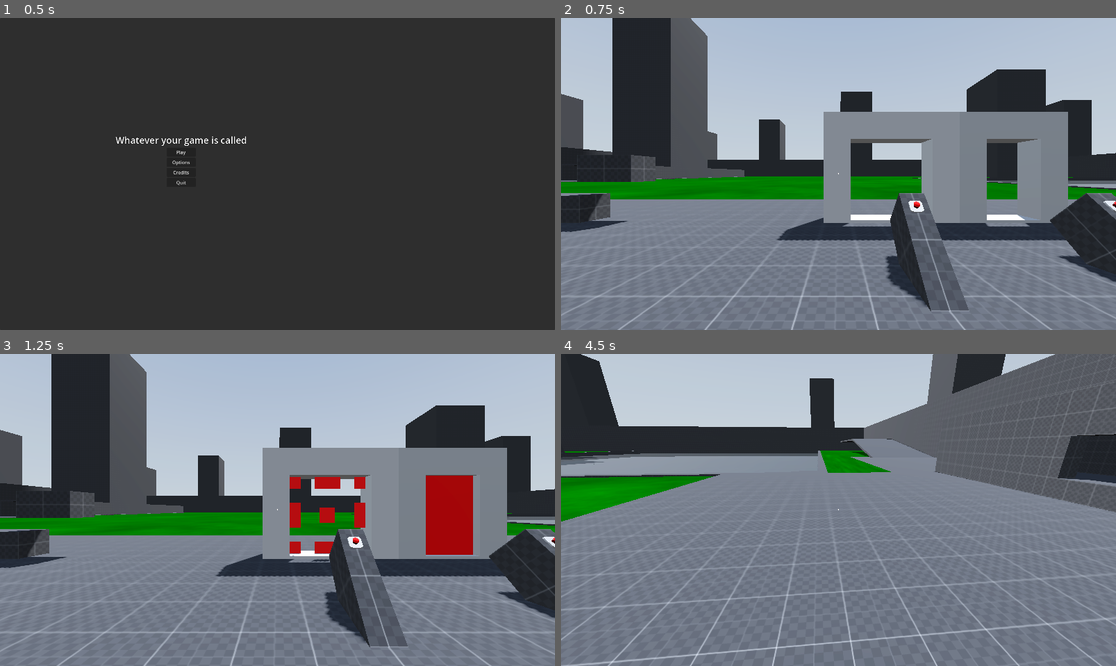
Above: before the commit, frames 1-4 (two rows, left to right).
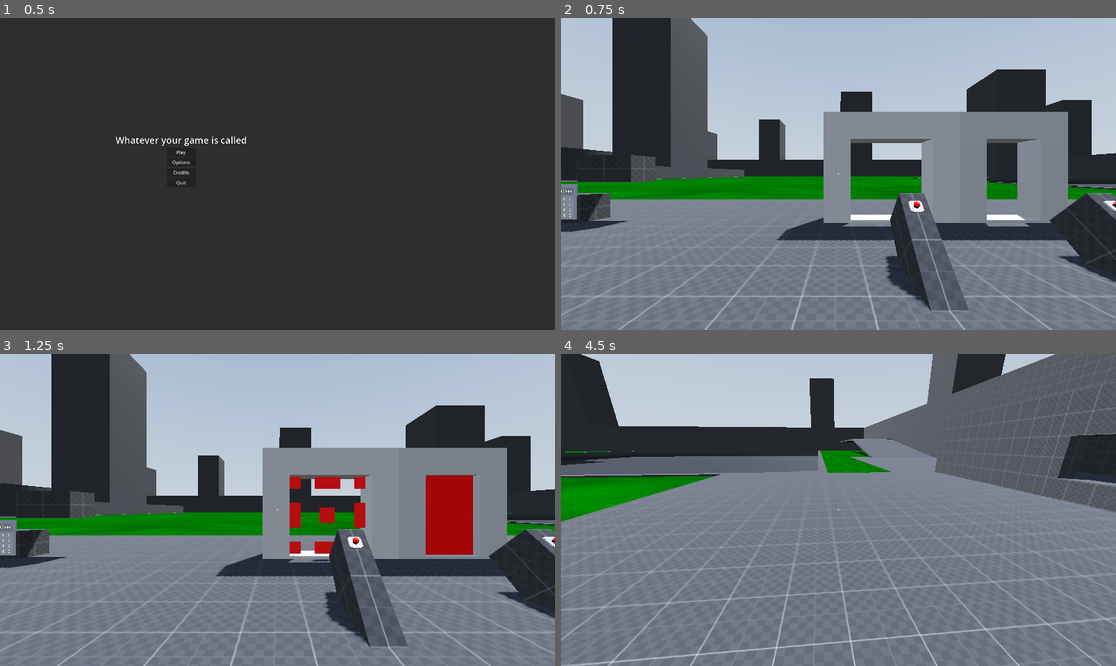
Above: after the commit, the same moments.

Repository: Nazsgull/FPS_Godot
Game: Godot game, scene res://scenes/UI/main_menu.tscn
Two runs of this game, one before a commit and one after it. Both use one fixed random seed, a clock stepped at 60 frames per second and the inputs below. A sky picture missing from this copy of the repository is replaced by a grey-blue gradient.
Inputs (mouse positions are in pixels of both pictures, inside the frame that each line leads up to):
- Up to frame 1 (0.5 s): no input
- Up to frame 2 (0.75 s): click "Play" at 0.5 s
- Up to frame 3 (1.25 s): no input
- Up to frame 4 (4.5 s): tap Enter (ui_accept) at 1.25, 1.52, 2.27, 3.77 s; move the mouse to (866, 510) at 1.27 s; hold W (forward) from 1.28 s (still down); tap E (interact) at 1.35, 2.3, 2.85, 3.8 s; move the mouse to (810, 510) at 2.02 s; tap Ctrl (crouch) at 2.1 s; move the mouse to (849, 503) at 2.77 s; move the mouse to (832, 516) at 3.52 s; click (832, 516) at 3.6 s; move the mouse to (877, 513) at 4.27 s; hold Shift (sprint) from 4.28 s (still down)

Frame 1 is identical in both runs. In frame 2, 0.5% of the frame differs, in the area x 0-100%, y 52-65%; in frame 3, 0.5%; in frame 4, 2.9%, in the area x 0-47%, y 31-39%.
Error after the commit: Invalid assignment of property or key 'text' with value of type 'String' on a base object of type 'Nil'. (res://scripts/keypad_button.gd:8)

Commit message:
Inicio teclado de combinación

Diff:
--- a/assets/materials/water.gdshader
+++ b/assets/materials/water.gdshader
@@ -2,7 +2,7 @@
 
 shader_type spatial;
 uniform vec3 water_color : source_color;
-uniform float uv_scale :hint_range(0.0, 1000.0, 0.1) = 1;
+uniform float uv_scale :hint_range(0.0, 1000.0, 0.1) = 1.0;
 uniform sampler2D water_normal_noise;
 uniform float time_scale : hint_range(0.0,10.0,0.05) = 1.0;
 uniform sampler2D screen_texture : hint_screen_texture, repeat_disable;
@@ -31,8 +31,8 @@
 	_uv.x += sin(TIME * time_scale + (_uv.x + _uv.y)* 25.0) * 0.01;
 	_uv.y += cos(TIME * time_scale + (_uv.x - _uv.y)* 25.0) * 0.01;
 
-	_suv.x += sin(TIME * time_scale + (_suv.x + _suv.y)* 25.0) * 0.003;
-	_suv.y += cos(TIME * time_scale + (_suv.x - _suv.y)* 25.0) * 0.003;
+	_suv.x += sin(TIME * time_scale + (_suv.x - _suv.y)* 25.0) * 0.0003;
+	_suv.y += cos(TIME * time_scale + (_suv.x + _suv.y)* 25.0) * 0.0003;
 
 	float r = texture(sun_highlights,_uv+abberration_r+TIME*highlights_time_scale).r;
 	float g = texture(sun_highlights,_uv+abberration_g+TIME*highlights_time_scale).g;
--- a/assets/materials/water.tres
+++ b/assets/materials/water.tres
@@ -1,36 +1,18 @@
-[gd_resource type="ShaderMaterial" load_steps=6 format=3 uid="uid://dtjrhgaht0w68"]
+[gd_resource type="ShaderMaterial" load_steps=2 format=3 uid="uid://dtjrhgaht0w68"]
 
 [ext_resource type="Shader" path="res://assets/materials/water.gdshader" id="1_hbfb5"]
-
-[sub_resource type="FastNoiseLite" id="FastNoiseLite_cog2g"]
-noise_type = 0
-fractal_type = 2
-fractal_weighted_strength = 0.92
-
-[sub_resource type="NoiseTexture2D" id="NoiseTexture2D_gg1l3"]
-noise = SubResource("FastNoiseLite_cog2g")
-
-[sub_resource type="FastNoiseLite" id="FastNoiseLite_sj2n7"]
-fractal_type = 2
-
-[sub_resource type="NoiseTexture2D" id="NoiseTexture2D_fp5u4"]
-seamless = true
-as_normal_map = true
-noise = SubResource("FastNoiseLite_sj2n7")
 
 [resource]
 resource_local_to_scene = true
 render_priority = 0
 shader = ExtResource("1_hbfb5")
-shader_parameter/water_color = Color(0.0117647, 0.2, 0.258824, 1)
-shader_parameter/uv_scale = 50.0
-shader_parameter/time_scale = 1.2
-shader_parameter/color_ratio = 0.3
-shader_parameter/abberration_r = Vector2(0.014, 0.008)
-shader_parameter/abberration_g = Vector2(0.01, 0.001)
-shader_parameter/abberration_b = Vector2(0.001, 0)
-shader_parameter/highlights_time_scale = 0.024
-shader_parameter/normal = 0.4
-shader_parameter/roughness = 0.5
-shader_parameter/water_normal_noise = SubResource("NoiseTexture2D_fp5u4")
-shader_parameter/sun_highlights = SubResource("NoiseTexture2D_gg1l3")
+shader_parameter/water_color = null
+shader_parameter/uv_scale = 1.0
+shader_parameter/time_scale = 1.0
+shader_parameter/color_ratio = 0.5
+shader_parameter/abberration_r = null
+shader_parameter/abberration_g = null
+shader_parameter/abberration_b = null
+shader_parameter/highlights_time_scale = 1.0
+shader_parameter/normal = 0.5
+shader_parameter/roughness = 0.25
--- a/scenes/maps/test_area.tscn
+++ b/scenes/maps/test_area.tscn
@@ -9,6 +9,8 @@
 [ext_resource type="PackedScene" uid="uid://hxgssy3ps78p" path="res://scenes/objects/door_simple.tscn" id="6_i47mx"]
 [ext_resource type="PackedScene" uid="uid://cw4ice8i238jm" path="res://scenes/objects/Testing/test_pickup.tscn" id="7_1345l"]
 [ext_resource type="PackedScene" uid="uid://g386sbqjtrjh" path="res://scenes/objects/water_plane.tscn" id="9_si7nd"]
+[ext_resource type="PackedScene" uid="uid://b5mkh8iexdp1o" path="res://scenes/objects/Keypad/keypad_key.tscn" id="10_o2bk0"]
+[ext_resource type="PackedScene" uid="uid://7srf1jqinoqq" path="res://scenes/objects/Keypad/keypad.tscn" id="11_ovg78"]
 
 [sub_resource type="StandardMaterial3D" id="StandardMaterial3D_pnsss"]
 resource_local_to_scene = true
@@ -1073,5 +1075,11 @@
 [node name="water_plane" parent="." instance=ExtResource("9_si7nd")]
 transform = Transform3D(50, 0, 0, 0, 50, 0, 0, 0, 50, 122.6, -1.406, -33.2)
 
+[node name="Node3D" parent="." instance=ExtResource("10_o2bk0")]
+transform = Transform3D(0.5, 0, 0, 0, 0.5, 0, 0, 0, 0.5, 29.8, 0.5, 11.1)
+
+[node name="Node3D2" parent="." instance=ExtResource("11_ovg78")]
+transform = Transform3D(-1, 0, -8.74228e-08, 0, 1, 0, 8.74228e-08, 0, -1, 30.5, 0.3, 11)
+
 [connection signal="interacted" from="BT_Test" to="Door" method="toggle_door"]
 [connection signal="interacted" from="BT_Test2" to="Door2" method="toggle_door"]
--- /dev/null
+++ b/scenes/objects/Keypad/keypad.tscn
@@ -0,0 +1,67 @@
+[gd_scene load_steps=3 format=3 uid="uid://7srf1jqinoqq"]
+
+[ext_resource type="PackedScene" uid="uid://bnvrgxkxur0yo" path="res://assets/models_gltf/Keypad.glb" id="1_wwuit"]
+[ext_resource type="PackedScene" uid="uid://b5mkh8iexdp1o" path="res://scenes/objects/Keypad/keypad_key.tscn" id="2_7gx03"]
+
+[node name="Node3D" type="Node3D"]
+
+[node name="Label3D" type="Label3D" parent="."]
+transform = Transform3D(-2, 0, -1.74846e-07, 0, 2, 0, 8.74228e-08, 0, -1, 0, 0.866, -0.036)
+pixel_size = 0.0005
+text = "00000000"
+font_size = 125
+outline_size = 10
+autowrap_mode = 1
+width = 2000.0
+
+[node name="keypad_body" parent="." instance=ExtResource("1_wwuit")]
+transform = Transform3D(2, 0, 0, 0, 2.6, 0, 0, 0, 1, 0, -0.176, 0)
+
+[node name="keys_origin" type="Node3D" parent="."]
+transform = Transform3D(1, 0, 0, 0, 1, 0, 0, 0, 1, 0, 0.385, -0.04)
+
+[node name="Node3D" parent="keys_origin" instance=ExtResource("2_7gx03")]
+transform = Transform3D(1, 0, 0, 0, 1, 0, 0, 0, 1, 0.2, 0.2, 0)
+num_string = "1"
+
+[node name="Node3D2" parent="keys_origin" instance=ExtResource("2_7gx03")]
+transform = Transform3D(1, 0, 0, 0, 1, 0, 0, 0, 1, 0, 0.2, 0)
+num_string = "2"
+
+[node name="Node3D3" parent="keys_origin" instance=ExtResource("2_7gx03")]
+transform = Transform3D(1, 0, 0, 0, 1, 0, 0, 0, 1, -0.2, 0.2, 0)
+num_string = "3"
+
+[node name="Node3D4" parent="keys_origin" instance=ExtResource("2_7gx03")]
+transform = Transform3D(1, 0, 0, 0, 1, 0, 0, 0, 1, 0.2, 0, 0)
+num_string = "4"
+
+[node name="Node3D5" parent="keys_origin" instance=ExtResource("2_7gx03")]
+transform = Transform3D(1, 0, 0, 0, 1, 0, 0, 0, 1, -0.2, 0, 0)
+num_string = "6"
+
+[node name="Node3D6" parent="keys_origin" instance=ExtResource("2_7gx03")]
+transform = Transform3D(1, 0, 0, 0, 1, 0, 0, 0, 1, 0.2, -0.2, 0)
+num_string = "7"
+
+[node name="Node3D7" parent="keys_origin" instance=ExtResource("2_7gx03")]
+transform = Transform3D(1, 0, 0, 0, 1, 0, 0, 0, 1, 0, -0.2, 0)
+num_string = "8"
+
+[node name="Node3D8" parent="keys_origin" instance=ExtResource("2_7gx03")]
+transform = Transform3D(1, 0, 0, 0, 1, 0, 0, 0, 1, -0.2, -0.2, 0)
+num_string = "9"
+
+[node name="Node3D9" parent="keys_origin" instance=ExtResource("2_7gx03")]
+num_string = "5"
+
+[node name="Node3D10" parent="keys_origin" instance=ExtResource("2_7gx03")]
+transform = Transform3D(1, 0, 0, 0, 1, 0, 0, 0, 1, 0.2, -0.4, 0)
+num_string = "E"
+
+[node name="Node3D11" parent="keys_origin" instance=ExtResource("2_7gx03")]
+transform = Transform3D(1, 0, 0, 0, 1, 0, 0, 0, 1, -0.2, -0.4, 0)
+num_string = "R"
+
+[node name="Node3D12" parent="keys_origin" instance=ExtResource("2_7gx03")]
+transform = Transform3D(1, 0, 0, 0, 1, 0, 0, 0, 1, -1.49012e-08, -0.4, 0)
--- /dev/null
+++ b/scenes/objects/Keypad/keypad_key.tscn
@@ -0,0 +1,24 @@
+[gd_scene load_steps=3 format=3 uid="uid://b5mkh8iexdp1o"]
+
+[ext_resource type="Script" path="res://scripts/keypad_button.gd" id="1_ju7yr"]
+
+[sub_resource type="BoxShape3D" id="BoxShape3D_awocp"]
+size = Vector3(0.1, 0.1, 0.1)
+
+[node name="Area3D" type="Area3D"]
+collision_layer = 128
+collision_mask = 0
+script = ExtResource("1_ju7yr")
+hover_message = "Press key"
+
+[node name="CollisionShape3D" type="CollisionShape3D" parent="."]
+shape = SubResource("BoxShape3D_awocp")
+
+[node name="Node3D" type="Node3D" parent="."]
+
+[node name="Label3D" type="Label3D" parent="Node3D"]
+pixel_size = 0.001
+text = "0
+"
+font_size = 128
+outline_size = 1
--- /dev/null
+++ b/scripts/keypad_button.gd
@@ -0,0 +1,16 @@
+extends Interactable
+
+@onready var keypad_body = get_parent()
+@onready var label_3d = $"../Label3D"
+@export var num_string:String = "0"
+
+func _init():
+	label_3d.text = num_string
+
+
+# Called every frame. 'delta' is the elapsed time since the previous frame.
+func _process(_delta):
+	pass
+
+func interact(body):
+	super.emit_signal("interacted", body)
--- a/scripts/player.gd
+++ b/scripts/player.gd
@@ -32,6 +32,7 @@
 @onready var pointer = $pointer
 
 @onready var equippables_bar = $head/Camera3D/equippables_bar
+
 
 
 enum player_mov_states {
Binary file added: assets/models_gltf/Keypad.glb
Not shown, added: assets/models_gltf/Keypad.glb.import
Not shown: 1 places in scenes/maps/test_area.tscn that only renumber resources
